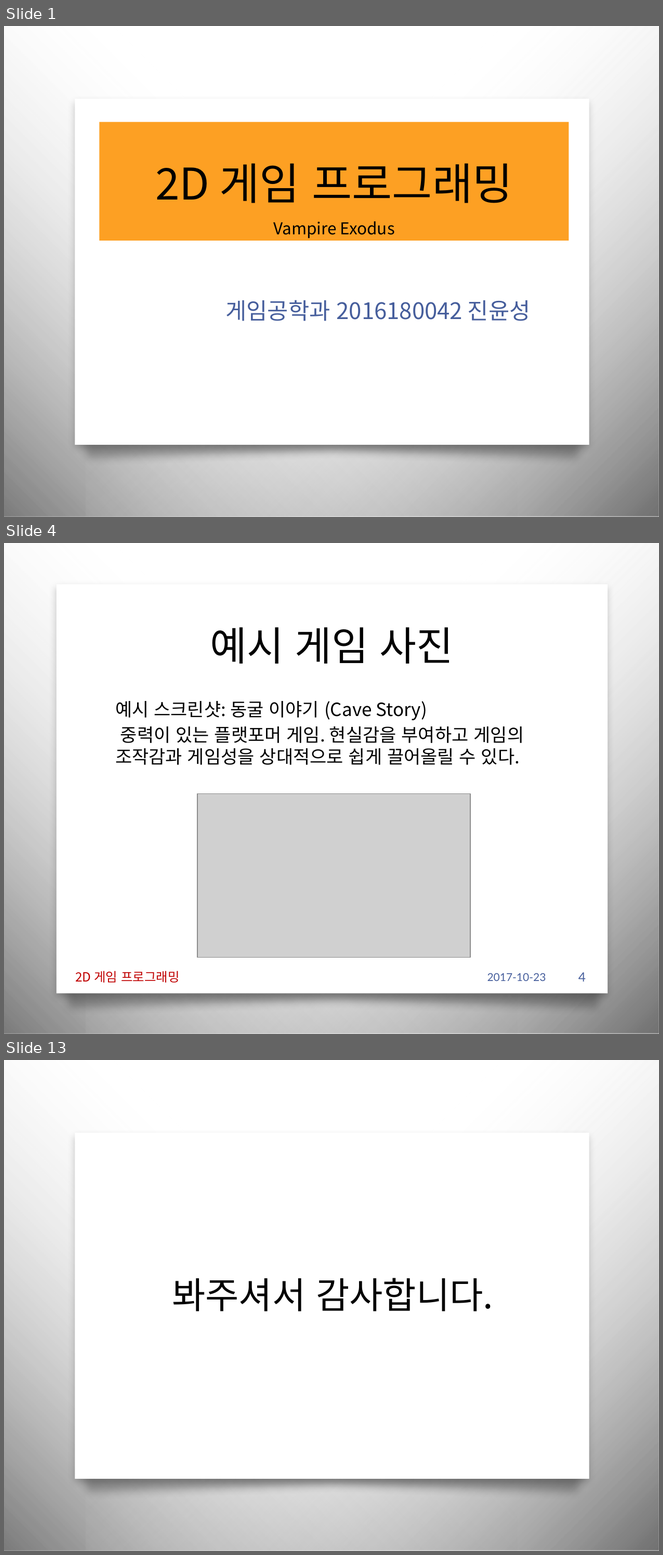
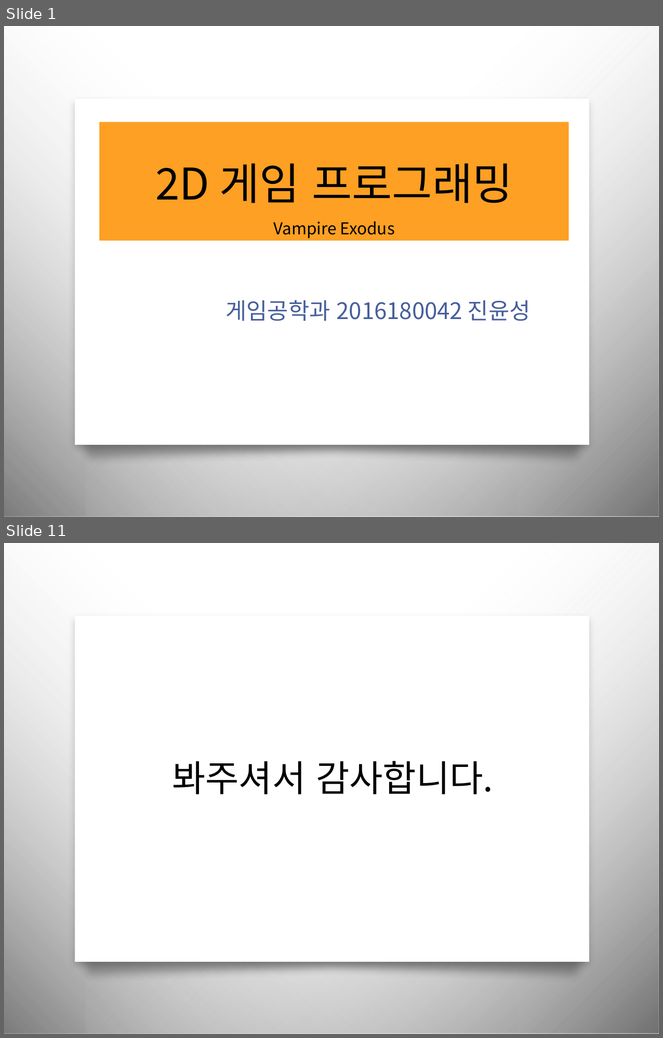
Before and after one commit to iconstudio/2017-Platformer, a slide deck: slides/2016180042_진윤성_2DGP_1차발표.pptx. Shown one above the other, each under a label of ours: slides 1, 4 and 13 before the commit, slides 1 and 11 after it; the slides between them are not shown. The pictures are 663x1555 and 663x1038 pixels, drawn with LibreOffice and Linux fonts; fonts in the diff are those of the drawing; grey boxes stand for pictures; background and template pictures are left out. Boxes give left, top, right and bottom in pixels: in the first picture for what was removed or moved away, otherwise in the second. Text is boxed around its words. In the diff, an @@ line names an element or a change of style, - is before the commit and + after.

```diff
--- a/slides/2016180042_진윤성_2DGP_1차발표.pptx
+++ b/slides/2016180042_진윤성_2DGP_1차발표.pptx
@@ slide 4 removed at (4,543,659,1034), background picture (left out); not listed: 2 template elements that a slide beside it also shows @@
@@ rectangle removed at (57,584,608,994) @@
@@ title removed at (210,627,454,664) @@
-예시 게임 사진
@@ text removed at (115,701,525,765) @@
-예시 스크린샷: 동굴 이야기 (Cave Story)
-중력이 있는 플랫포머 게임. 현실감을 부여하고 게임의 조작감과 게임성을 상대적으로 쉽게 끌어올릴 수 있다.
@@ picture removed at (197,794,470,958) @@
@@ freeform shape removed at (49,978,617,1017) @@
@@ text removed at (75,971,180,983) @@
-2D 게임 프로그래밍
@@ text removed at (488,974,546,981) @@
-2017-10-23
@@ page number removed at (579,973,586,982) @@
-4
@@ what was slide 13 is now slide 11 @@
```
Also in this commit, not shown: 10 slides changed, 1 other slide removed, 8 other files.
